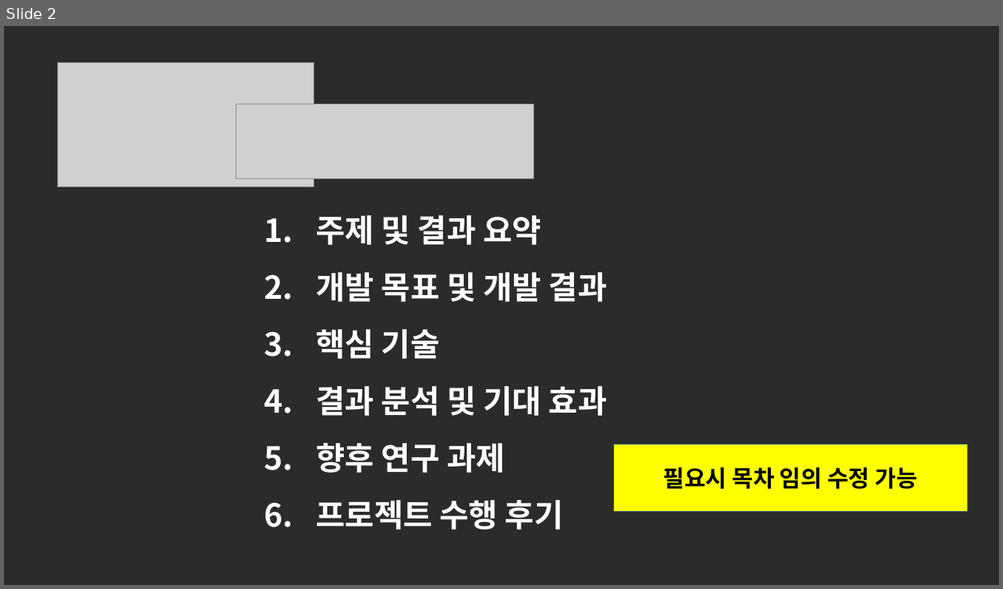
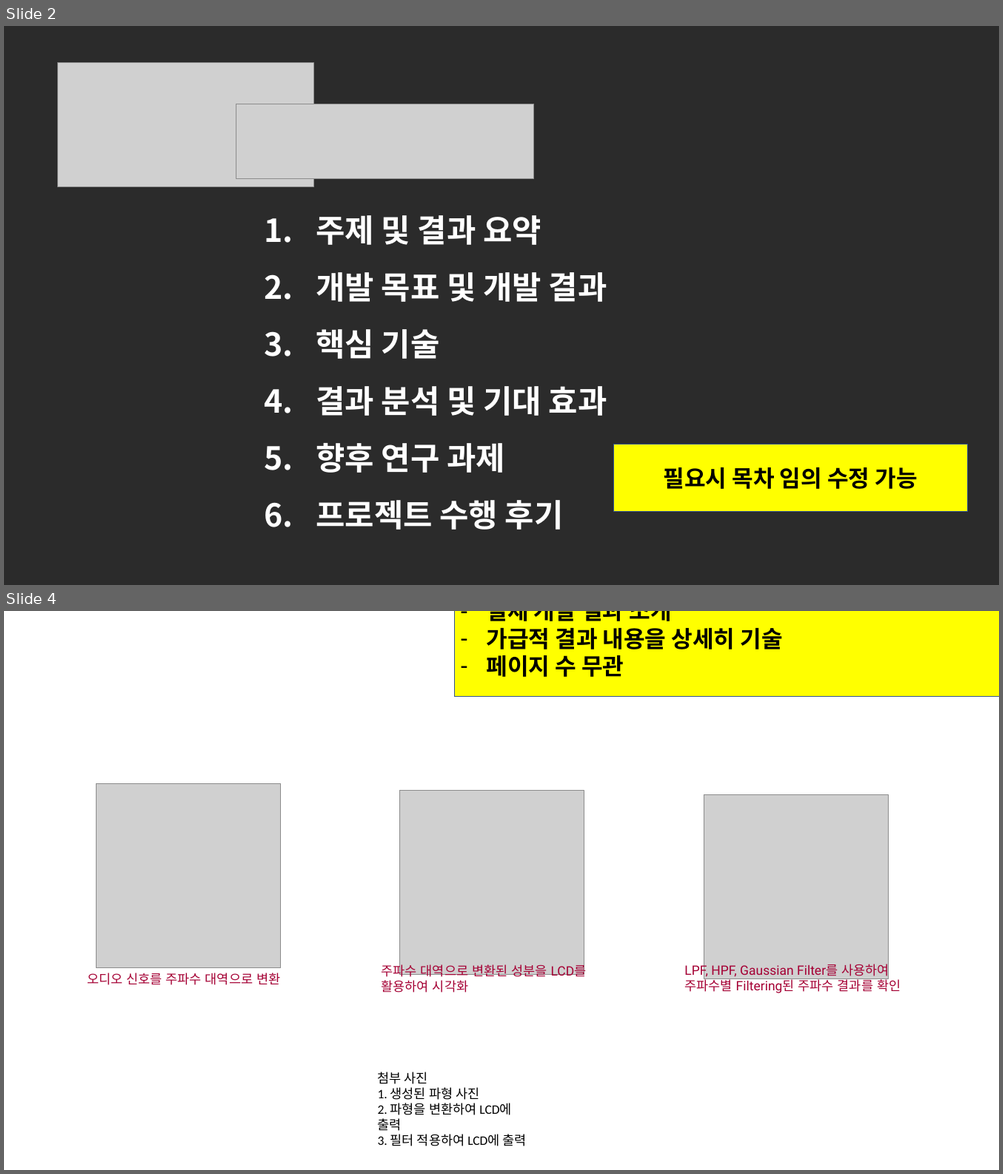
Before and after one commit to DawoonJang/custom_rtos_stm32f103, a slide deck: report/LG_부트캠프_08기_C반_결과보고서(1팀).pptx. Shown one above the other, each under a label of ours: slide 2 before the commit, slides 2 and 4 after it; the slides between them are not shown. The pictures are 1003x589 and 1003x1174 pixels, drawn with LibreOffice and Linux fonts; fonts in the diff are those of the drawing; grey boxes stand for pictures; background and template pictures are left out; a plain dark background stands for a picture behind light text. Boxes give left, top, right and bottom in pixels: in the first picture for what was removed or moved away, otherwise in the second. Text is boxed around its words. In the diff, an @@ line names an element or a change of style, - is before the commit and + after.

```diff
--- a/report/LG_부트캠프_08기_C반_결과보고서(1팀).pptx
+++ b/report/LG_부트캠프_08기_C반_결과보고서(1팀).pptx
@@ slide 4 added at (x1=4, y1=611, x2=999, y2=1170), background picture (left out) @@
@@ rectangle added at (x1=455, y1=611, x2=999, y2=697), fill #FFFF00, outline #32538F 1 pt @@
@@ text added at (x1=486, y1=611, x2=782, y2=677), 32 pt, text #000000, bold @@
+– 처음 기획한 개발 목표
+– 실제 개발 결과 소개
+– 가급적 결과 내용을 상세히 기술
+– 페이지 수 무관
@@ text added at (x1=534, y1=611, x2=623, y2=621), 54 pt, text #FFFFFF, bold @@
+2. 개발 목표 및 개발 결과
@@ group added at (x1=87, y1=784, x2=900, y2=994): 3 pictures, 3 texts @@
+오디오 신호를 주파수 대역으로 변환
+LPF, HPF, Gaussian Filter를 사용하여
+주파수별 Filtering된 주파수 결과를 확인
+주파수 대역으로 변환된 성분을 LCD를 활용하여 시각화
@@ text added at (x1=378, y1=1072, x2=526, y2=1147), 18 pt, text #000000 @@
+첨부 사진
+1. 생성된 파형 사진
+2. 파형을 변환하여 LCD에 출력
+3. 필터 적용하여 LCD에 출력
```
Also in this commit, not shown: 5 slides changed, 4 other slides added.
